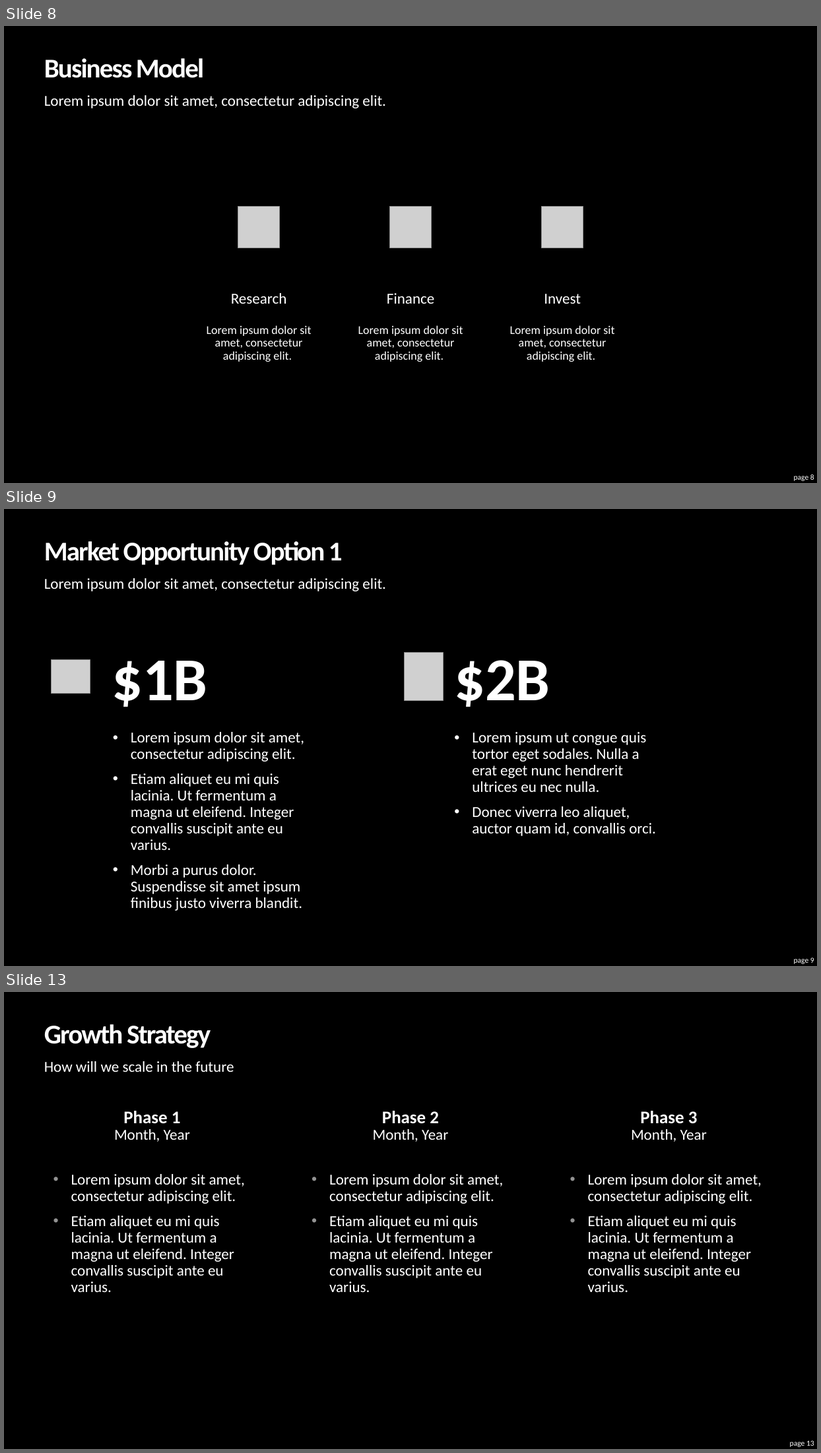
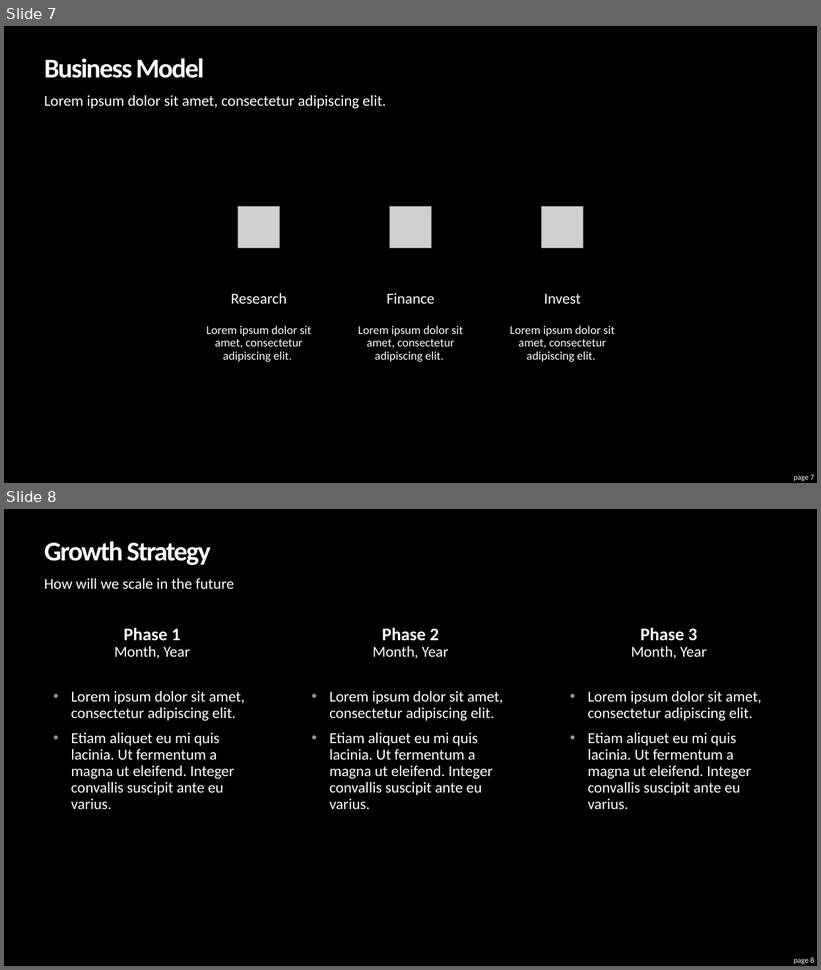
Before and after one commit to adityadutta/BostonHacksFall18, a slide deck: PITCH/Pitch.pptx. Shown one above the other, each under a label of ours: slides 8, 9 and 13 before the commit, slides 7 and 8 after it; the slides between them are not shown. The pictures are 821x1453 and 821x970 pixels, drawn with LibreOffice and Linux fonts; fonts in the diff are those of the drawing; grey boxes stand for pictures. Boxes give left, top, right and bottom in pixels: in the first picture for what was removed or moved away, otherwise in the second. Text is boxed around its words. In the diff, an @@ line names an element or a change of style, - is before the commit and + after.

```diff
--- a/PITCH/Pitch.pptx
+++ b/PITCH/Pitch.pptx
@@ slide 9 removed at <box>4,509,817,966</box>, background #000000 @@
@@ title removed at <box>44,541,343,565</box> @@
-Market Opportunity Option 1
@@ text removed at <box>44,578,386,591</box> @@
-Lorem ipsum dolor sit amet, consectetur adipiscing elit.
@@ picture removed at <box>52,659,90,694</box> @@
@@ text removed at <box>112,661,207,707</box> @@
-$1B
@@ picture removed at <box>405,652,443,700</box> @@
@@ text removed at <box>454,660,550,707</box> @@
-$2B
@@ text removed at <box>131,732,304,911</box> @@
-• Lorem ipsum dolor sit amet, consectetur adipiscing elit.
-• Etiam aliquet eu mi quis lacinia. Ut fermentum a magna ut eleifend. Integer convallis suscipit ante eu varius.
-• Morbi a purus dolor. Suspendisse sit amet ipsum finibus justo viverra blandit.
@@ text removed at <box>472,732,656,836</box> @@
-• Lorem ipsum ut congue quis tortor eget sodales. Nulla a erat eget nunc hendrerit ultrices eu nec nulla.
-• Donec viverra leo aliquet, auctor quam id, convallis orci.
@@ page number removed at <box>794,958,814,964</box> @@
-page 9
@@ what was slide 8 is now slide 7 @@
@@ page number at <box>794,475,814,481</box>: text changed @@
-page 8
+page 7
@@ what was slide 13 is now slide 8 @@
@@ page number at <box>794,958,814,964</box>: text changed @@
-page 13
+page 8
```
Also in this commit, not shown: 3 slides changed, 6 other slides removed, 2 other files.
